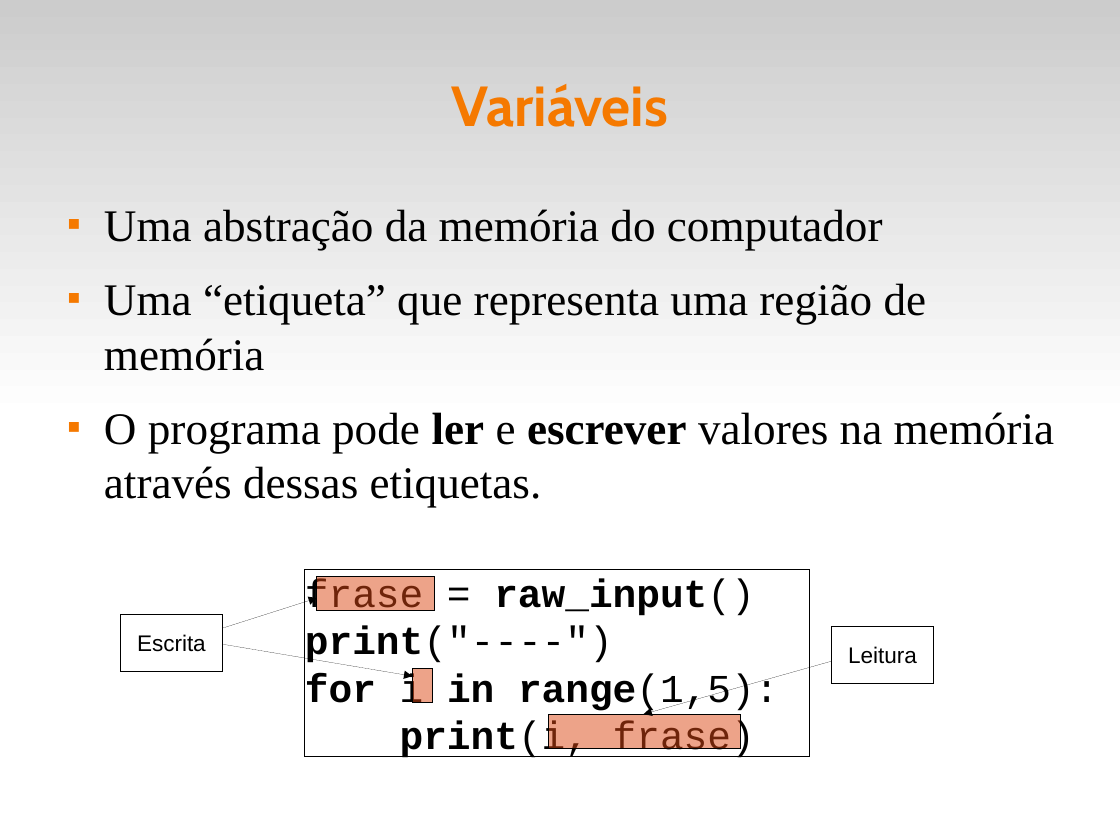
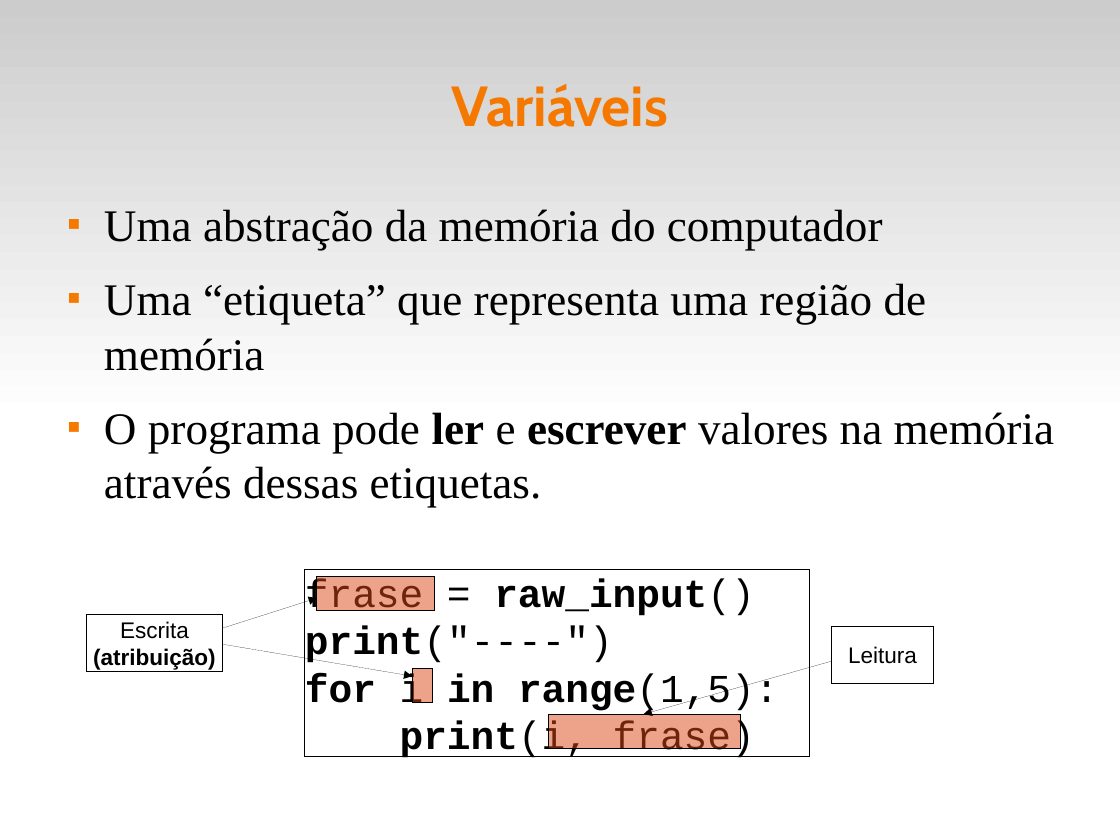
Before and after one commit to fsantanna-uerj/IPD, a slide deck: slide 4 of slides/ipd-03.odp. Drawn at 1120x840 pixels with LibreOffice and Linux fonts; fonts in the diff are those of the drawing. Boxes give left, top, right and bottom in pixels: in the first picture for what was removed or moved away, otherwise in the second. Text is boxed around its words. In the diff, an @@ line names an element or a change of style, - is before the commit and + after.

```diff
--- a/slides/ipd-03.odp
+++ b/slides/ipd-03.odp
@@ rectangle "Escrita": place and size @@
-rectangle "Escrita" at (121,614,223,671)
+rectangle "Escrita" at (86,614,222,671)
@@ text in rectangle at (93,648,215,670): paragraph added @@
+(atribuição)
```
Also in this commit, not shown: 1 other slide changed, 4 slides added, 23 other files.
